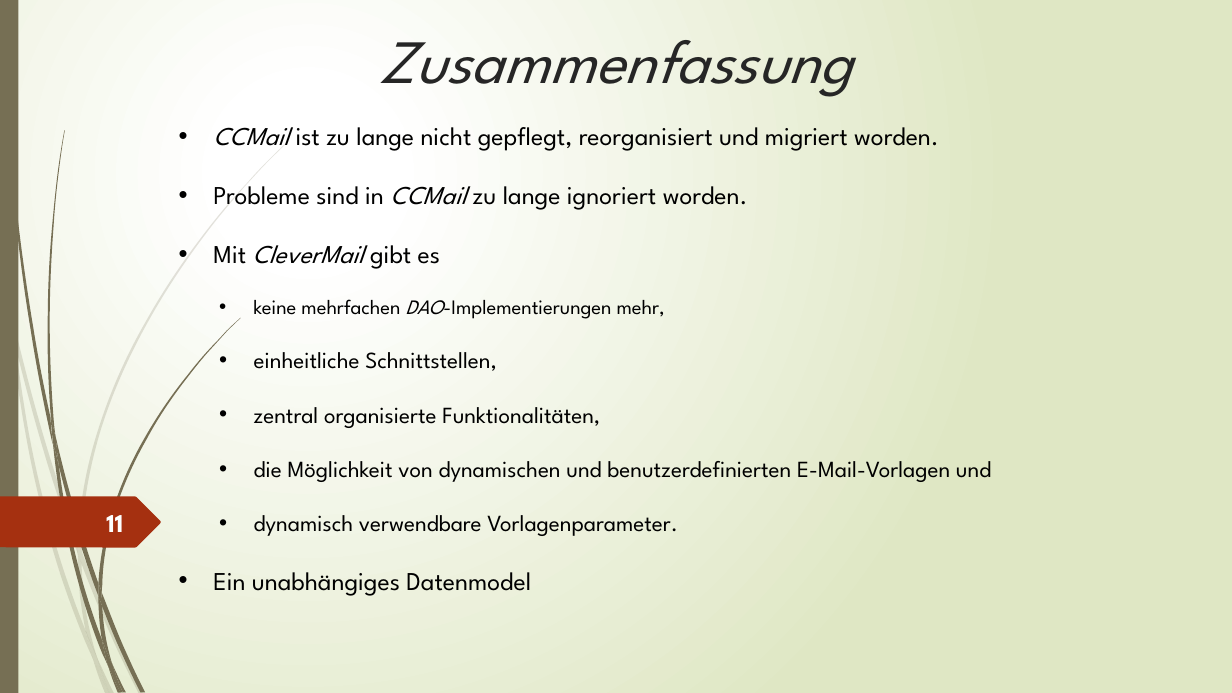
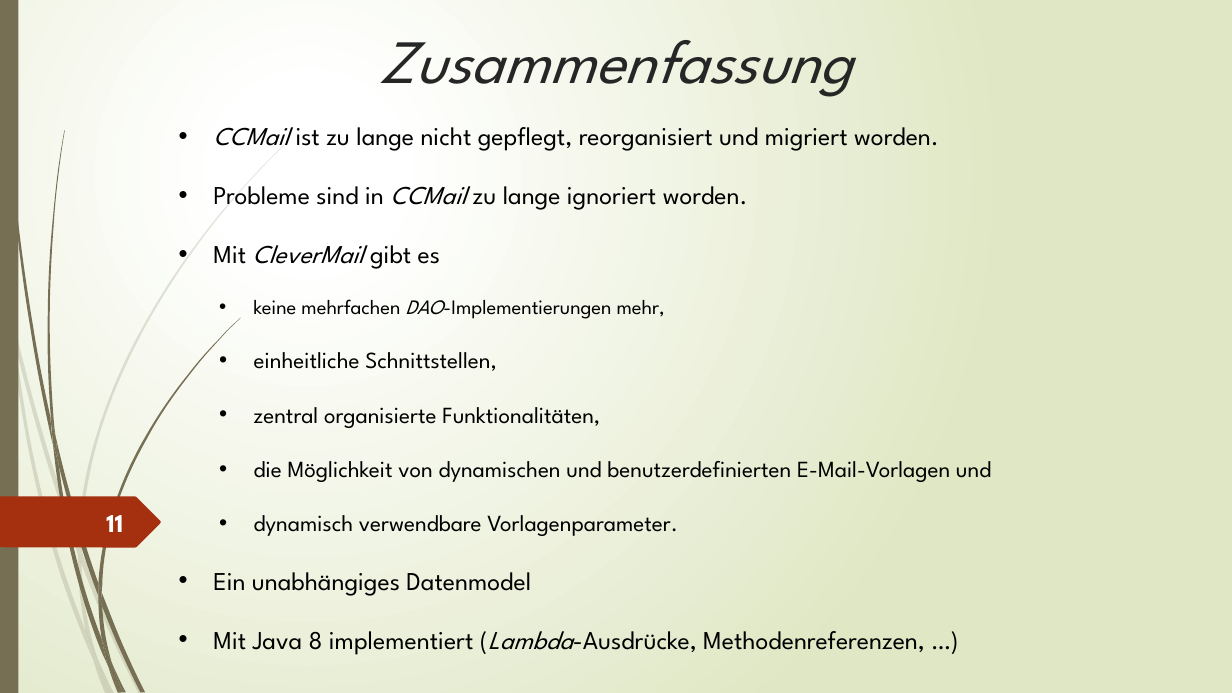
Before and after one commit to cchet/mail-service, a slide deck: slide 11 of doc/Präsentationen/Herzog_Thomas_Päsentation_part_Bachelorprüfung.pptx. Drawn at 1232x693 pixels with LibreOffice and Linux fonts; fonts in the diff are those of the drawing. Boxes give left, top, right and bottom in pixels: in the first picture for what was removed or moved away, otherwise in the second. Text is boxed around its words. In the diff, an @@ line names an element or a change of style, - is before the commit and + after.

```diff
--- a/doc/Präsentationen/Herzog_Thomas_Päsentation_part_Bachelorprüfung.pptx
+++ b/doc/Präsentationen/Herzog_Thomas_Päsentation_part_Bachelorprüfung.pptx
@@ text at [213,631,925,655]: paragraph added @@
+• Mit Java 8 implementiert (Lambda-Ausdrücke, Methodenreferenzen, …)
```
Also in this commit, not shown: 4 other slides changed, 2 slides added, 2 slides removed, 1 other file.
